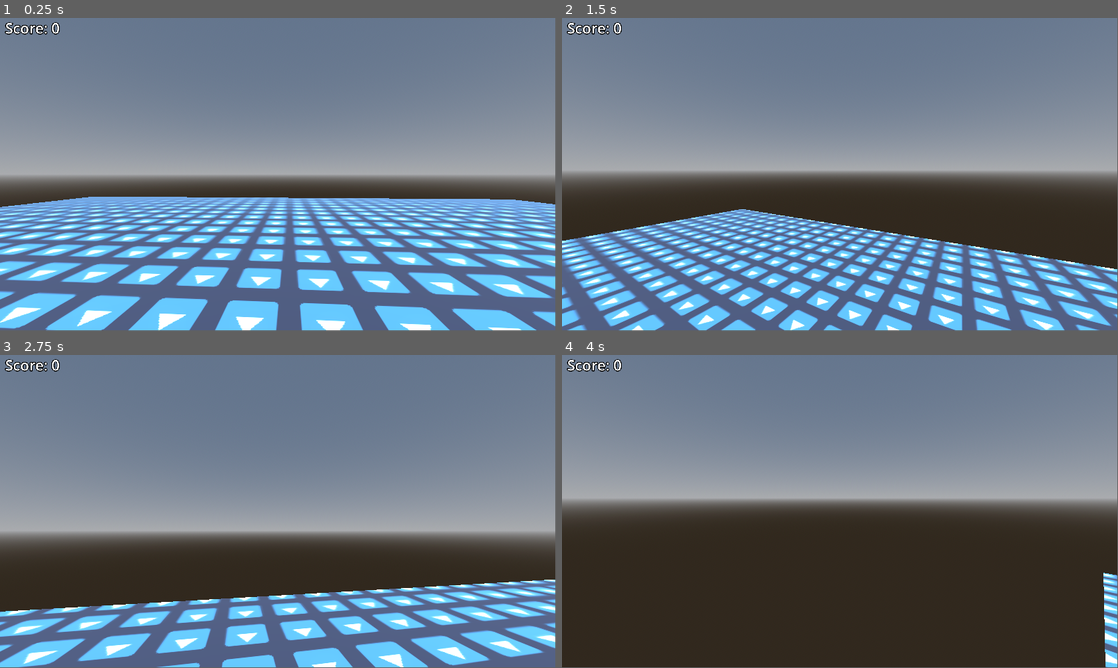
Above: before the commit, frames 1-4 (two rows, left to right).
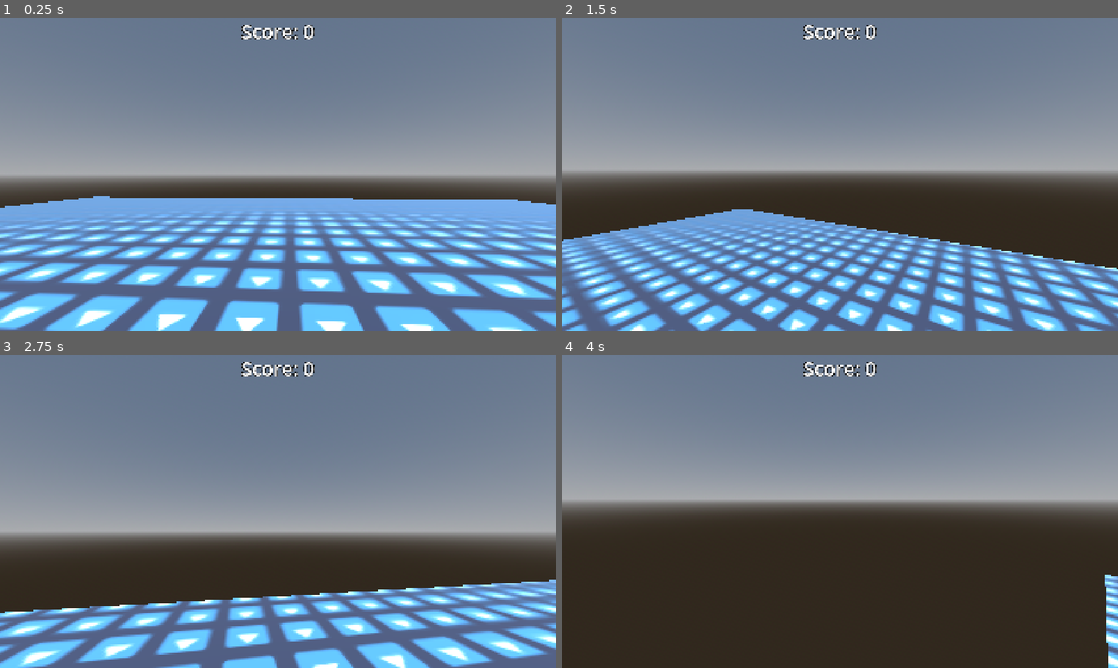
Above: after the commit, the same moments.

Repository: dani3ljh/Gambling-Addiction-Simulator
Game: Godot game, scene res://Scenes/main.tscn
Same seed, same stepped clock (60 frames per second), same inputs: the game is played once before the commit and once after it. The engine's default icon, where the game draws it, is replaced by a stand-in: a white triangle on a blue panel in a dark square.
Inputs (mouse positions are in pixels of both pictures, inside the frame that each line leads up to):
- Up to frame 1 (0.25 s): no input
- Up to frame 2 (1.5 s): tap Enter at 0.5 s; move the mouse to (867, 171) at 0.52 s; hold W (up) from 0.53 s (still down); tap E (interact) at 0.6 s; tap Space (jump) at 0.77 s; move the mouse to (812, 174) at 1.27 s; tap Shift (sprint) at 1.35 s
- Up to frame 3 (2.75 s): keep holding W (up); tap Space (jump) at 1.52 s; move the mouse to (289, 505) at 2.02 s; tap E (interact) at 2.1 s
- Up to frame 4 (4 s): keep holding W (up); move the mouse to (834, 514) at 2.77 s; tap Shift (sprint) at 2.85 s; tap Space (jump) at 3.02, 3.77 s; move the mouse to (878, 514) at 3.52 s; tap E (interact) at 3.6 s
The window is 799x449 before the commit and 800x450 after it. Grey fills any space a smaller window leaves; there, only what the larger window draws over its background counts as a difference.

The runs differ from the first frame. In frame 1, 15% of the frame differs, in the area x 0-100%, y 0-100%; in frame 2, 12%; in frame 3, 7.4%; in frame 4, 1.4%.

Commit message:
Made UI Scale (real not clickbait)

Diff:
--- /dev/null
+++ b/Materials/score_label_settings.tres
@@ -0,0 +1,7 @@
+[gd_resource type="LabelSettings" format=3 uid="uid://cerwtvvilr15d"]
+
+[resource]
+font_size = 67
+outline_size = 10
+outline_color = Color(0, 0, 0, 1)
+shadow_size = 0
--- a/Scenes/main.tscn
+++ b/Scenes/main.tscn
@@ -3,6 +3,7 @@
 [ext_resource type="Material" uid="uid://4ksh0vv2vtfu" path="res://Materials/floor_material.tres" id="1"]
 [ext_resource type="PackedScene" uid="uid://dil1aovsx7tof" path="res://Scenes/player.tscn" id="2_idj7w"]
 [ext_resource type="PackedScene" uid="uid://dto400tit5bg" path="res://Scenes/slot_machine.tscn" id="3_8gbba"]
+[ext_resource type="LabelSettings" uid="uid://cerwtvvilr15d" path="res://Materials/score_label_settings.tres" id="4_jjvhh"]
 
 [sub_resource type="ProceduralSkyMaterial" id="ProceduralSkyMaterial_idj7w"]
 sky_horizon_color = Color(0.66224277, 0.6717428, 0.6867428, 1)
@@ -25,12 +26,6 @@
 size = Vector3(7.921827, 2.1798935, 5.350606)
 
 [sub_resource type="BoxMesh" id="BoxMesh_mqvok"]
-
-[sub_resource type="LabelSettings" id="LabelSettings_adp6s"]
-font_size = 50
-outline_size = 10
-outline_color = Color(0, 0, 0, 1)
-shadow_size = 0
 
 [node name="Main" type="Node3D" unique_id=1729802106]
 
@@ -84,8 +79,12 @@
 [node name="CanvasGroup" type="CanvasGroup" parent="." unique_id=842416211]
 
 [node name="ScoreLabel" type="Label" parent="CanvasGroup" unique_id=1931437947]
-offset_left = 18.0
-offset_right = 218.0
-offset_bottom = 69.0
+anchors_preset = 5
+anchor_left = 0.5
+anchor_right = 0.5
+offset_right = 1920.0
+offset_bottom = 92.0
+grow_horizontal = 2
 text = "Score: 0"
-label_settings = SubResource("LabelSettings_adp6s")
+label_settings = ExtResource("4_jjvhh")
+horizontal_alignment = 1
--- a/project.godot
+++ b/project.godot
@@ -23,6 +23,7 @@
 
 window/size/viewport_width=1920
 window/size/viewport_height=1080
+window/stretch/mode="canvas_items"
 
 [input]
 
